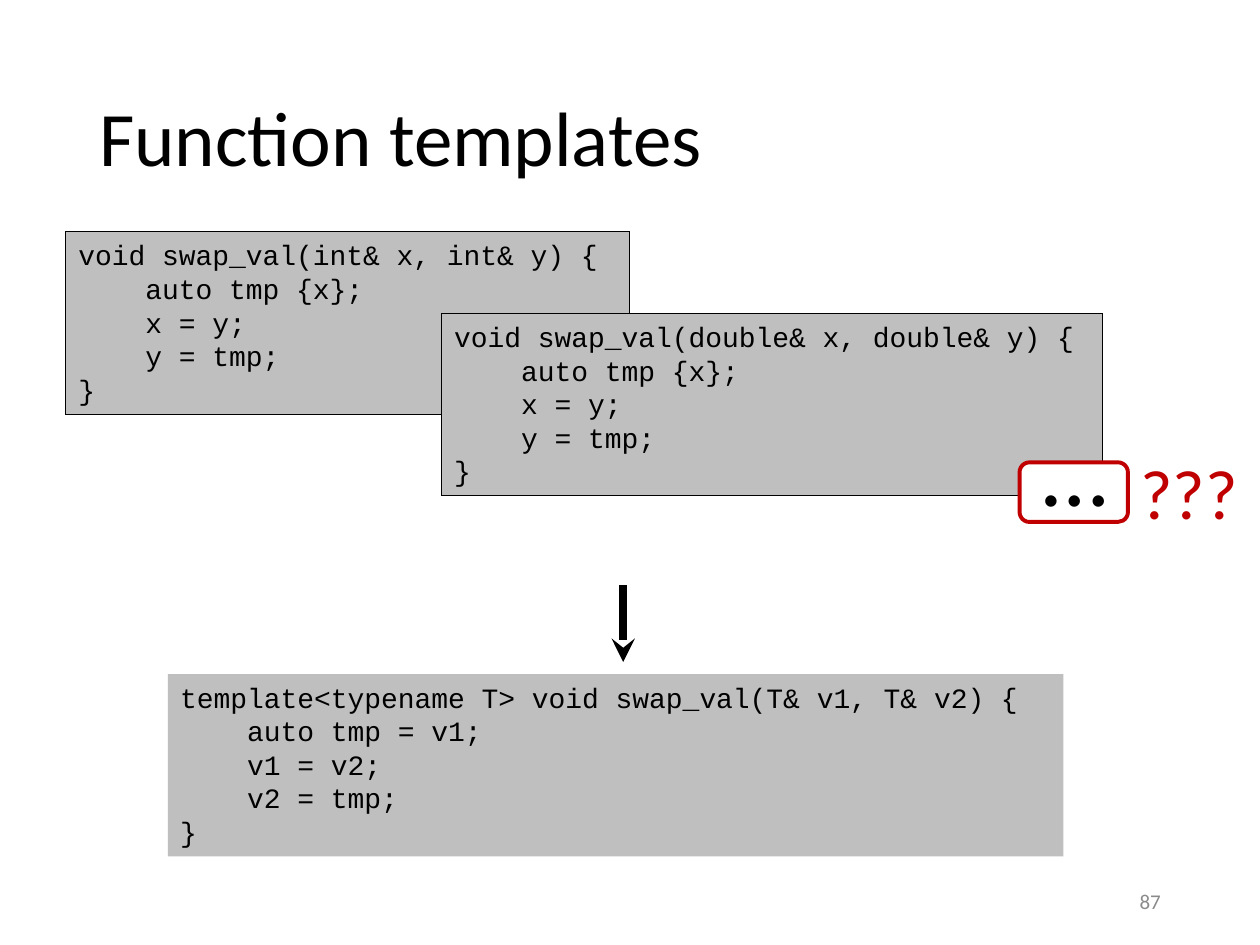
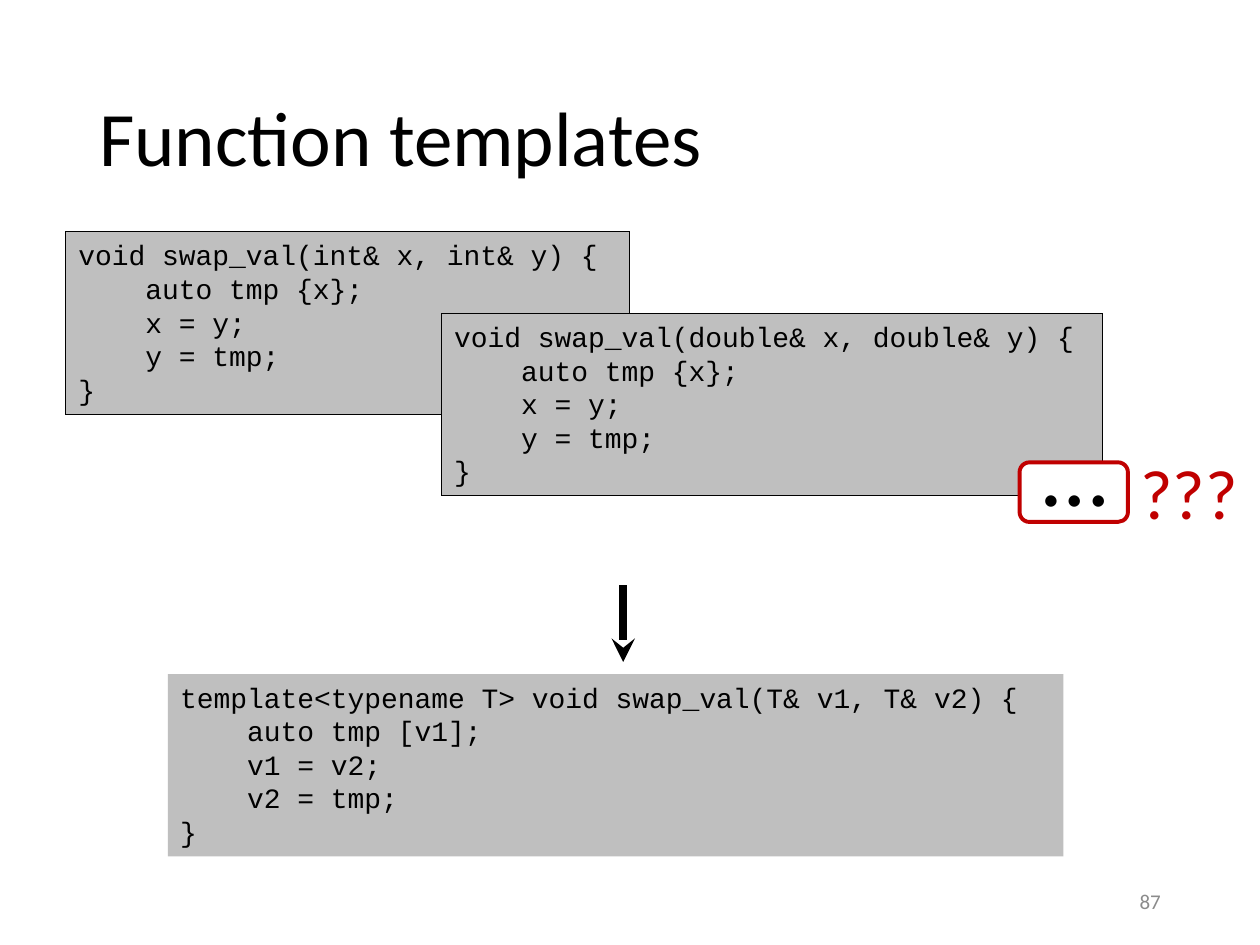
Before and after one commit to gjbex/training-material, a slide deck: slide 87 of CPlusPlus/scientific_cpp.pptx. Drawn at 1260x945 pixels with LibreOffice and Linux fonts; fonts in the diff are those of the drawing. Boxes give left, top, right and bottom in pixels: in the first picture for what was removed or moved away, otherwise in the second. Text is boxed around its words. In the diff, an @@ line names an element or a change of style, - is before the commit and + after.

Commit message:
Fix typoo

```diff
--- a/CPlusPlus/scientific_cpp.pptx
+++ b/CPlusPlus/scientific_cpp.pptx
@@ text in rectangle at box(247, 722, 482, 747): text changed @@
-auto tmp = v1;
+auto tmp [v1];
```
